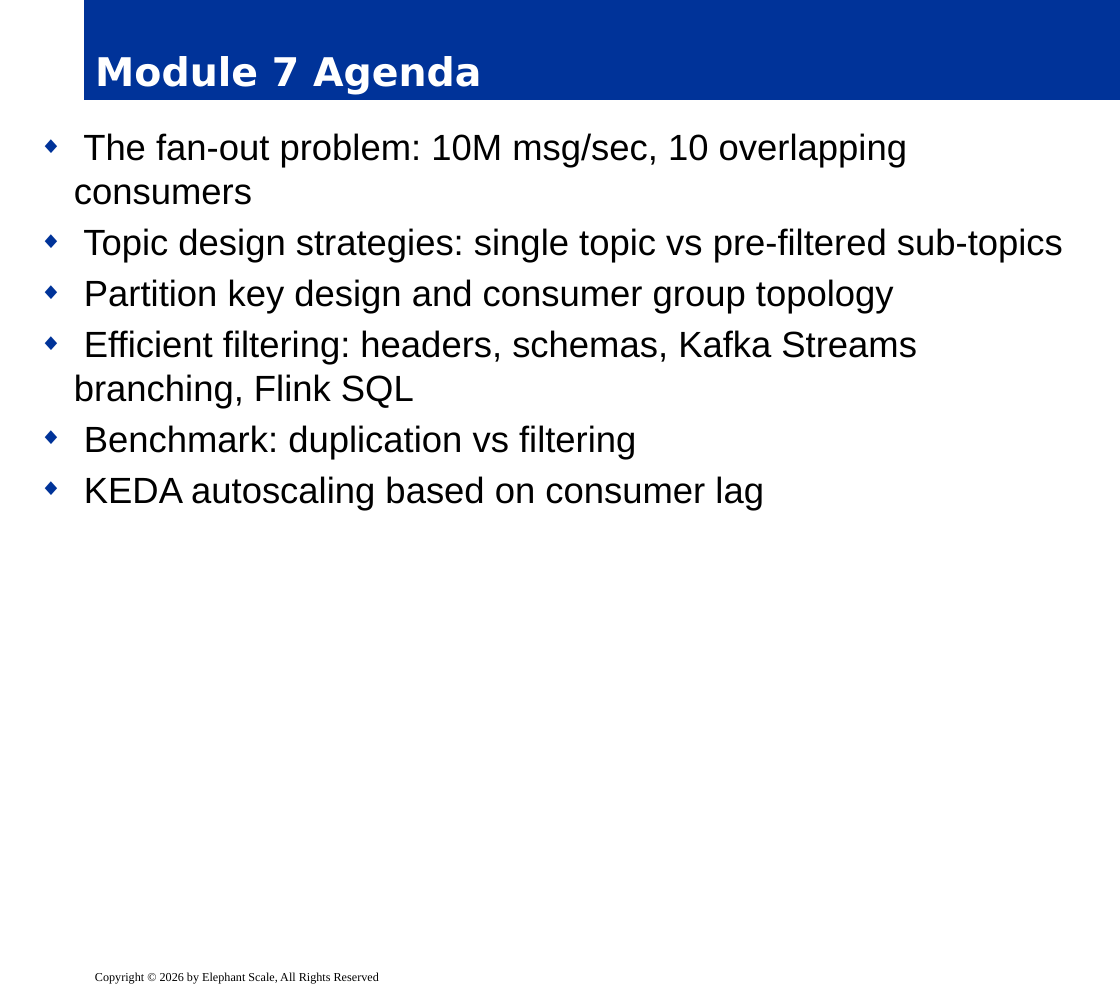
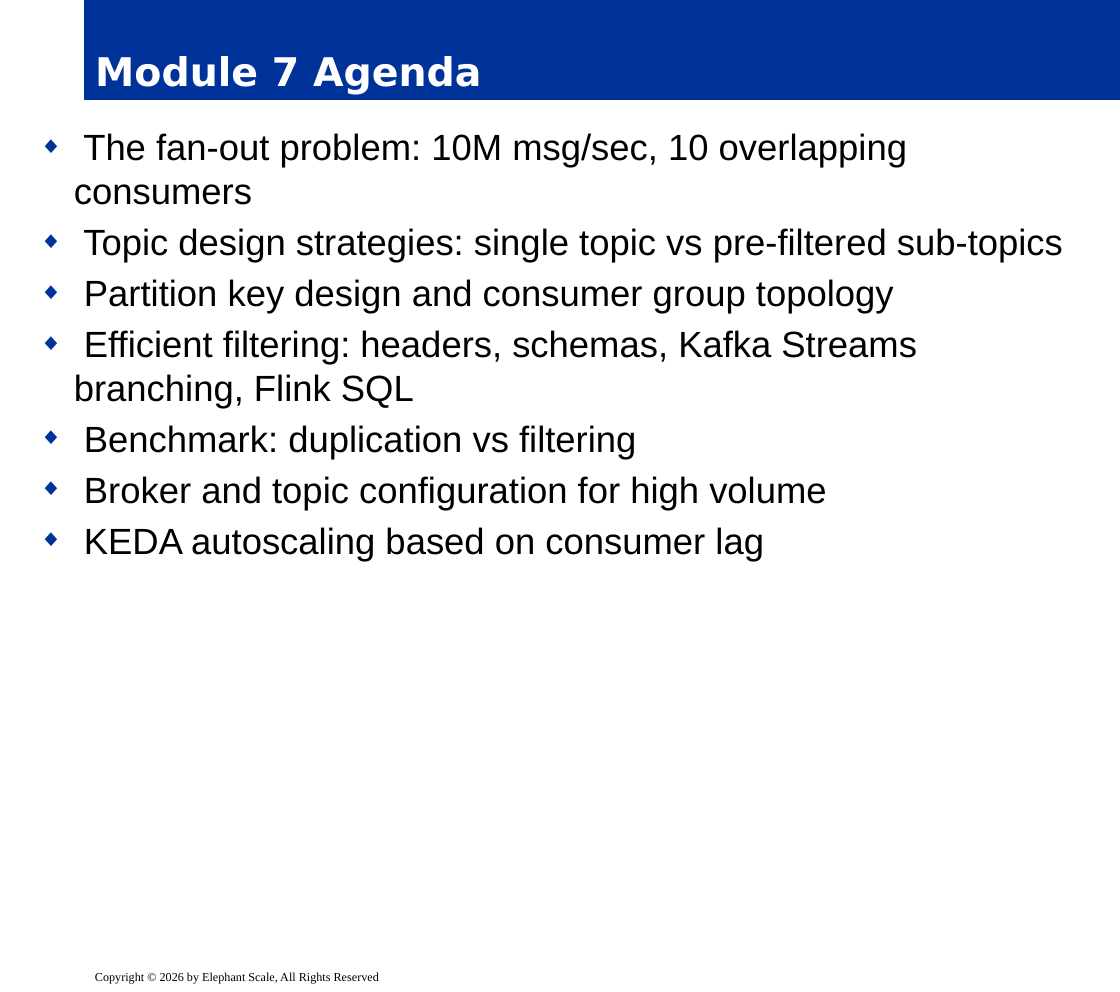
Before and after one commit to elephantscale/Advanced-Kafka-Streaming, a slide deck: slide 2 of slides/release/07__module7.pptx. Drawn at 1120x992 pixels with LibreOffice and Linux fonts; fonts in the diff are those of the drawing; background and template pictures are left out. Boxes give left, top, right and bottom in pixels: in the first picture for what was removed or moved away, otherwise in the second. Text is boxed around its words. In the diff, an @@ line names an element or a change of style, - is before the commit and + after.

```diff
--- a/slides/release/07__module7.pptx
+++ b/slides/release/07__module7.pptx
@@ text at box(84, 476, 826, 510): paragraph added @@
+◆ Broker and topic configuration for high volume
```
Also in this commit, not shown: 13 other slides changed, 2 slides added.
